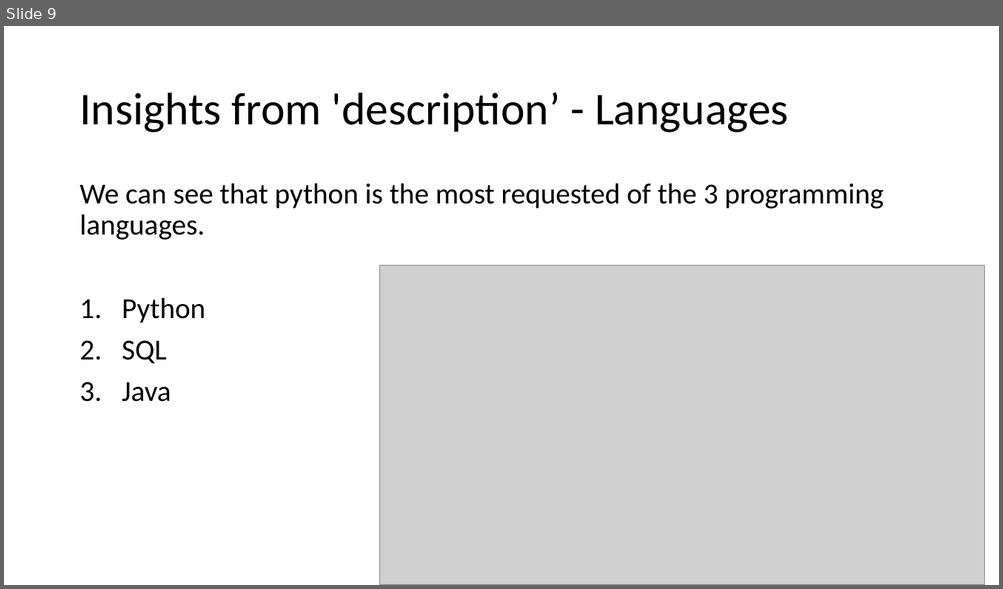
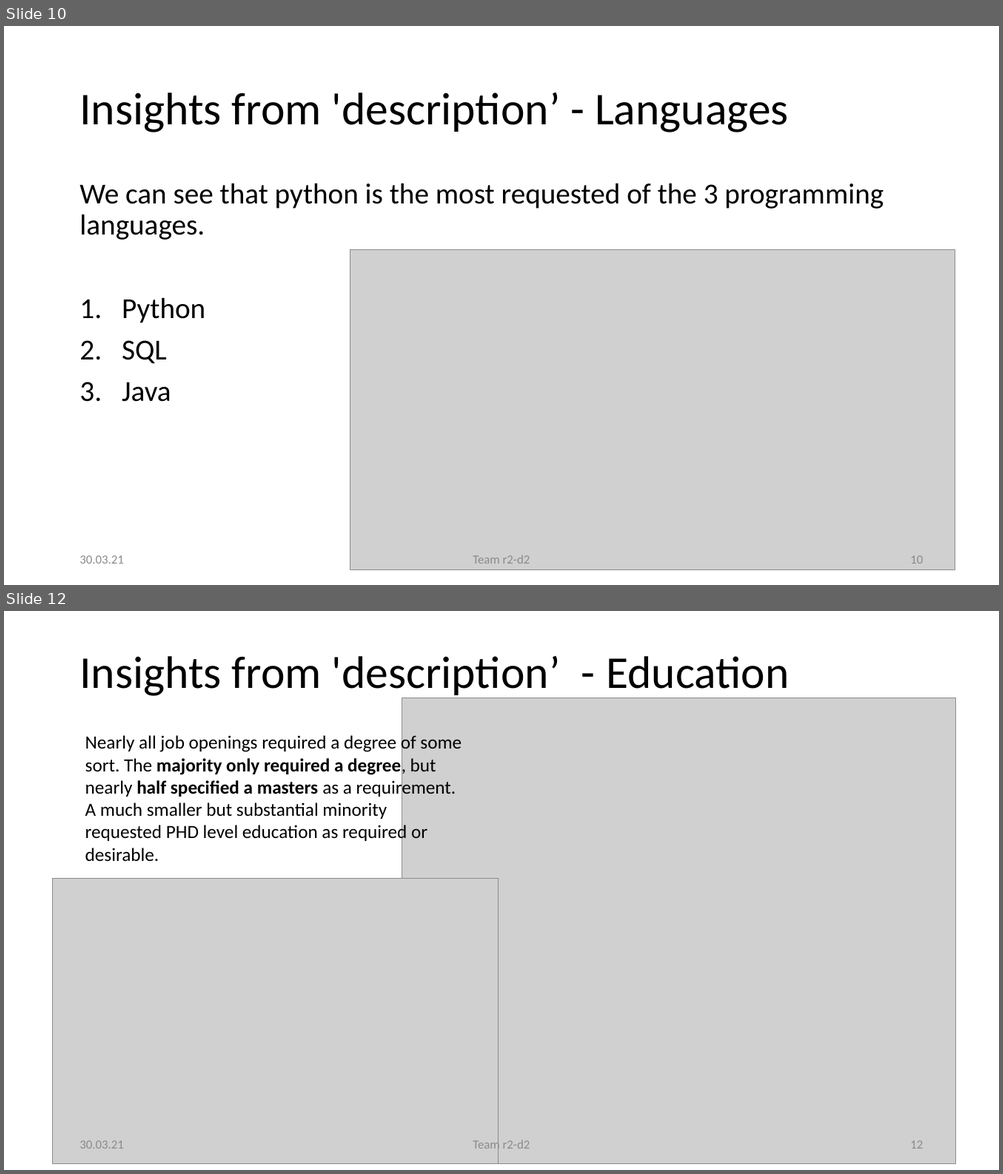
Before and after one commit to JosephineBiedermann/GroupProject1, a slide deck: Project1Presentation.pptx. Shown one above the other, each under a label of ours: slide 9 before the commit, slides 10 and 12 after it; the slides between them are not shown. The pictures are 1003x589 and 1003x1174 pixels, drawn with LibreOffice and Linux fonts; fonts in the diff are those of the drawing; grey boxes stand for pictures. Boxes give left, top, right and bottom in pixels: in the first picture for what was removed or moved away, otherwise in the second. Text is boxed around its words. In the diff, an @@ line names an element or a change of style, - is before the commit and + after.

```diff
--- a/Project1Presentation.pptx
+++ b/Project1Presentation.pptx
@@ slide 12 added at box(4, 611, 999, 1170), background #FFFFFF @@
@@ title added at box(79, 656, 788, 699), 44 pt, text #000000 @@
+Insights from 'description’ - Education
@@ picture added at box(402, 698, 956, 1164) @@
@@ text added at box(85, 734, 461, 861), 18 pt, text #000000 @@
+Nearly all job openings required a degree of some sort. The majority only required a degree, but nearly half specified a masters as a requirement. A much smaller but substantial minority requested PHD level education as required or desirable.
@@ picture added at box(53, 878, 498, 1164) @@
@@ text added at box(79, 1141, 123, 1149), 12 pt, text #8C8C8C @@
+30.03.21
@@ text added at box(472, 1139, 530, 1153), 12 pt, text #8C8C8C @@
+Team r2-d2
@@ page number added at box(910, 1141, 922, 1149), 12 pt, text #8C8C8C @@
+12
@@ what was slide 9 is now slide 10 @@
@@ slide 10 changed as well @@
@@ picture: place and size @@
-picture at box(379, 266, 984, 585)
+picture at box(350, 249, 955, 570)
@@ text added at box(79, 556, 123, 564), 12 pt, text #8C8C8C @@
+30.03.21
@@ text added at box(472, 556, 530, 564), 12 pt, text #8C8C8C @@
+Team r2-d2
@@ page number added at box(910, 556, 922, 564), 12 pt, text #8C8C8C @@
+10
```
Also in this commit, not shown: 13 other slides changed, 5 other slides added, 1 slide removed.
